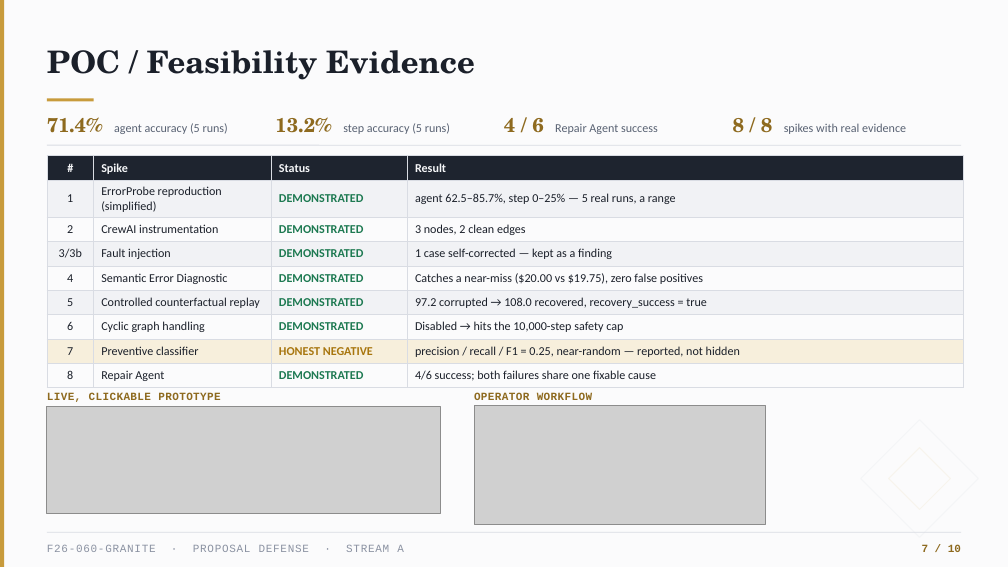
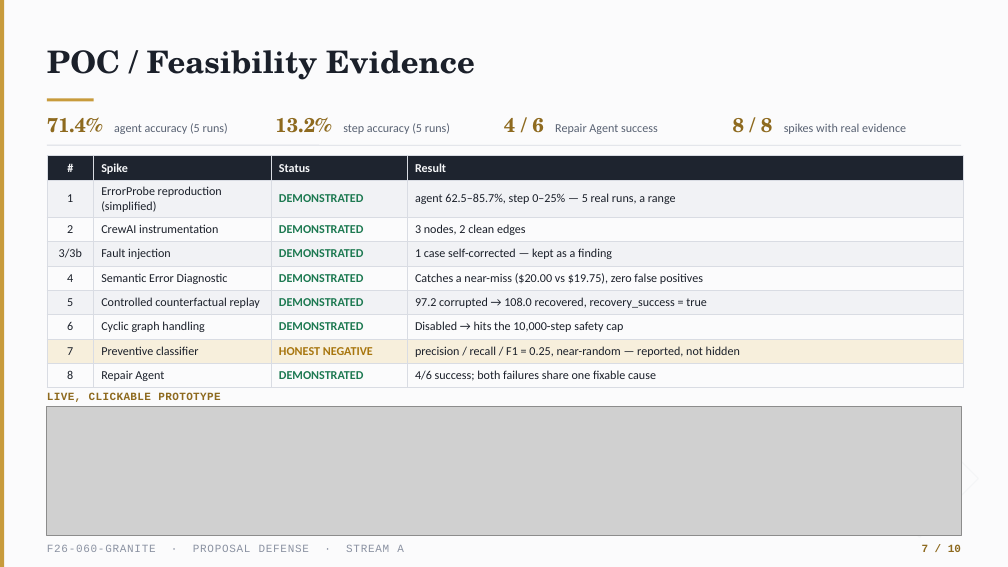
Before and after one commit to Shahoud867/Final-Year-Project, a slide deck: slide 7 of markdowns/05-deliverables/proposal-deck/Granite_Proposal_Defense_v2.pptx. Drawn at 1008x567 pixels with LibreOffice and Linux fonts; fonts in the diff are those of the drawing; grey boxes stand for pictures. Boxes give left, top, right and bottom in pixels: in the first picture for what was removed or moved away, otherwise in the second. Text is boxed around its words. In the diff, an @@ line names an element or a change of style, - is before the commit and + after.

```diff
--- a/markdowns/05-deliverables/proposal-deck/Granite_Proposal_Defense_v2.pptx
+++ b/markdowns/05-deliverables/proposal-deck/Granite_Proposal_Defense_v2.pptx
@@ picture: place and size @@
-picture at (47, 407, 440, 513)
+picture at (47, 407, 961, 535)
@@ text removed at (474, 392, 592, 400) @@
-OPERATOR WORKFLOW
@@ picture removed at (474, 405, 765, 524) @@
@@ rectangle removed at (889, 448, 951, 510) @@
```
Also in this commit, not shown: 2 other slides changed, 1 other file.
